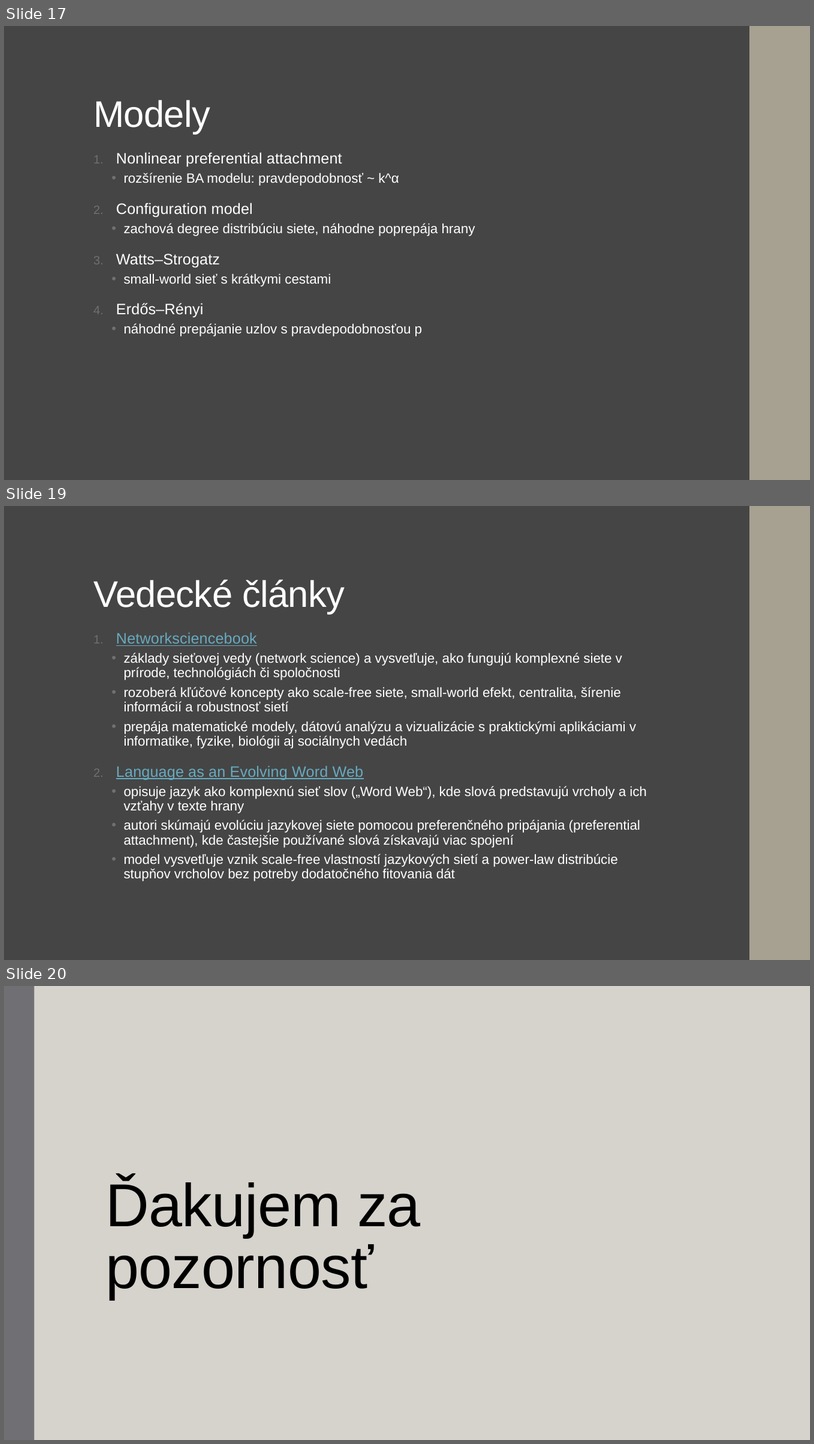
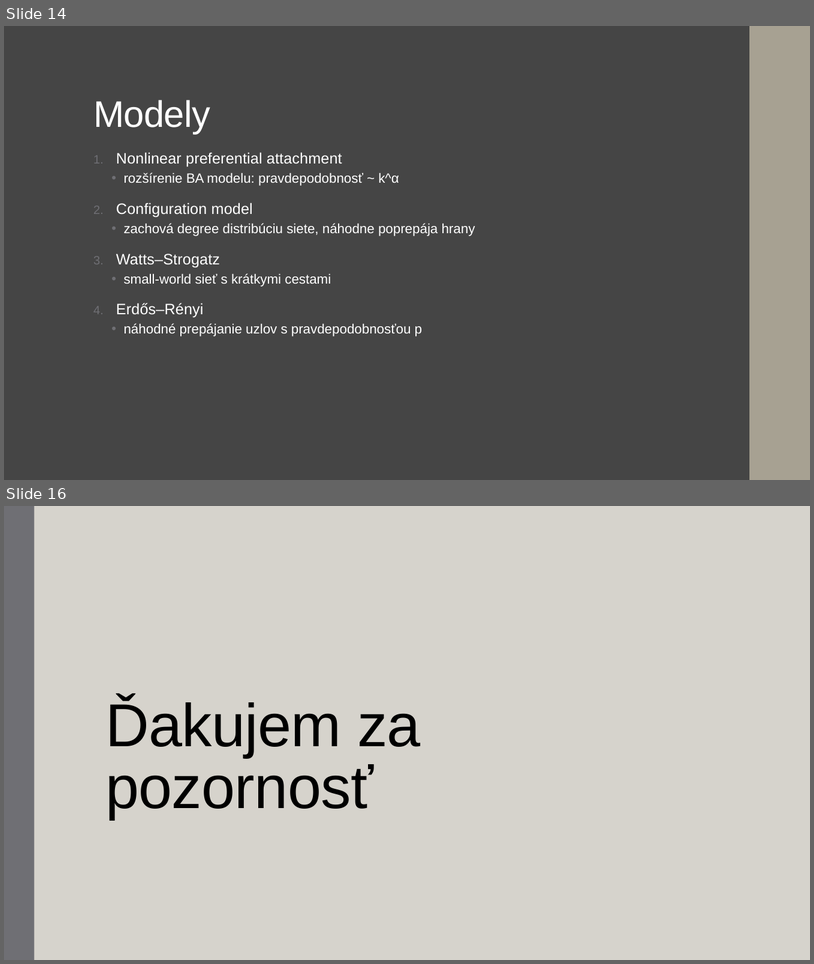
Before and after one commit to Nemeth03/Masters-Thesis, a slide deck: ProjektovySeminar.pptx. Shown one above the other, each under a label of ours: slides 17, 19 and 20 before the commit, slides 14 and 16 after it; the slides between them are not shown. The pictures are 814x1444 and 814x964 pixels, drawn with LibreOffice and Linux fonts; fonts in the diff are those of the drawing. Boxes give left, top, right and bottom in pixels: in the first picture for what was removed or moved away, otherwise in the second. Text is boxed around its words. In the diff, an @@ line names an element or a change of style, - is before the commit and + after.

```diff
--- a/ProjektovySeminar.pptx
+++ b/ProjektovySeminar.pptx
@@ slide 19 removed at box(4, 506, 810, 960), background #454545; not listed: 1 template element that a slide beside it also shows @@
@@ rectangle removed at box(4, 506, 810, 960) @@
@@ rectangle removed at box(750, 506, 810, 960) @@
@@ title removed at box(93, 579, 345, 613) @@
-Vedecké články
@@ text removed at box(116, 633, 647, 881) @@
-1. Networksciencebook
-  • základy sieťovej vedy (network science) a vysvetľuje, ako fungujú komplexné siete v prírode, technológiách či spoločnosti
-  • rozoberá kľúčové koncepty ako scale-free siete, small-world efekt, centralita, šírenie informácií a robustnosť sietí
-  • prepája matematické modely, dátovú analýzu a vizualizácie s praktickými aplikáciami v informatike, fyzike, biológii aj sociálnych vedách
-2. Language as an Evolving Word Web
-  • opisuje jazyk ako komplexnú sieť slov („Word Web“), kde slová predstavujú vrcholy a ich vzťahy v texte hrany
-  • autori skúmajú evolúciu jazykovej siete pomocou preferenčného pripájania (preferential attachment), kde častejšie používané slová získavajú viac spojení
-  • model vysvetľuje vznik scale-free vlastností jazykových sietí a power-law distribúcie stupňov vrcholov bez potreby dodatočného fitovania dát
@@ what was slide 17 is now slide 14 @@
@@ what was slide 20 is now slide 16 @@
```
Also in this commit, not shown: 1 slide changed, 3 other slides removed, 1 other file.
